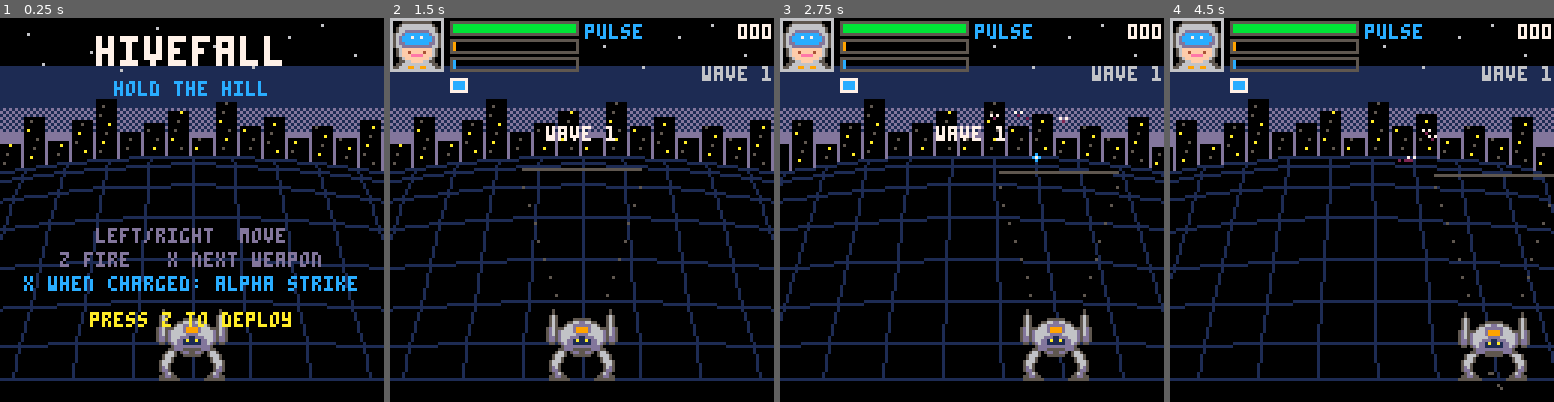
Above: before the commit, frames 1-4 (left to right).
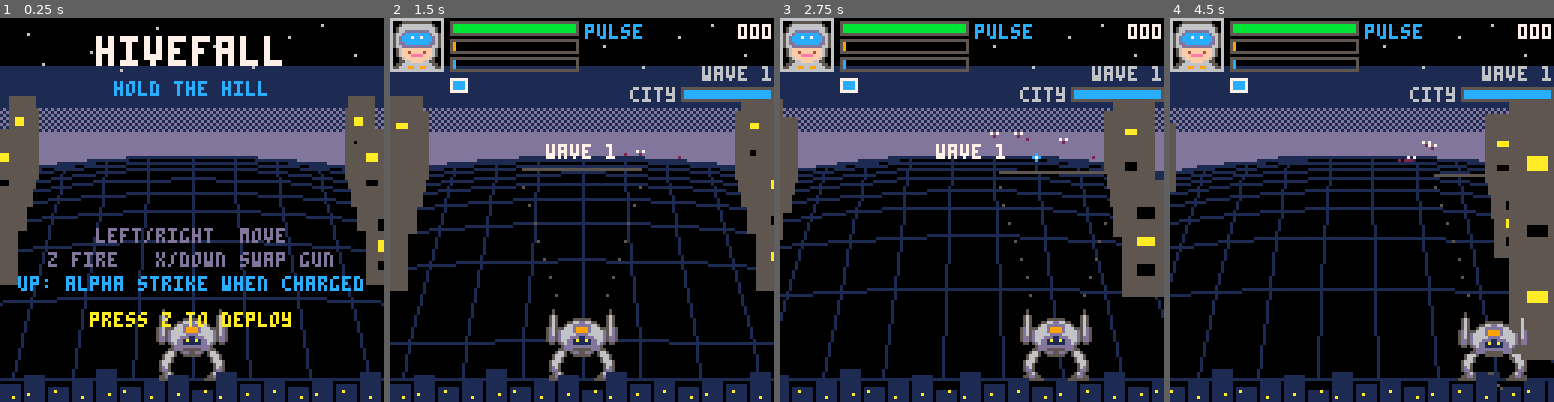
Above: after the commit, the same moments.

Repository: drachis/carts
Game: PICO-8 cartridge proj/hivefall/hivefall.p8
Two runs of this game, one before a commit and one after it. Both use one fixed random seed, a clock stepped at 60 frames per second and the inputs below.
Inputs:
- Up to frame 1 (0.25 s): no input
- Up to frame 2 (1.5 s): tap X (X key) at 0.33, 1.07 s; tap O (Z key) at 0.7 s
- Up to frame 3 (2.75 s): hold Right 1.6-2.1 s; tap O (Z key) at 1.7, 2.1, 2.5 s; tap X (X key) at 1.85 s; hold Up 2.15-2.42 s; hold Right from 2.47 s (still down)
- Up to frame 4 (4.5 s): tap O (Z key) every 0.4 s from 2.9 to 4.1 s; tap X (X key) at 2.97, 4.08 s; release Right at 3.03 s; hold Left 3.08-3.58 s; hold Down 3.63-3.97 s; hold Right from 4.02 s (still down)

The runs differ from the first frame. In frame 1, 30% of the frame differs, in the area x 0-100%, y 20-100%; in frame 2, 27%; in frame 3, 29%; in frame 4, 31%, in the area x 0-100%, y 17-100%.

Commit message:
hivefall: the city is behind the mech and can fall; ammo and drops; a street that scrolls; up and down on the pad (5147 tokens)
Co-Authored-By: Claude Opus 5.5 <noreply@anthropic.com>

Diff:
--- a/proj/hivefall/data.lua
+++ b/proj/hivefall/data.lua
@@ -36,7 +36,11 @@
 parse_record([[
 far_z=6
 crest_y=46
-crest_hop=47
+crest_hop=20
+scroll_speed=0.012
+block=0.8333
+drop_speed=0.015
+chill_frames=240
 cone_base=7
 max_heat=100
 restart_heat=50
@@ -59,20 +63,21 @@
 ]],nil,_ENV)
 
 -- what a new run starts from; reset() parses these
-player_start="x=0,vx=0,armor=100,max_armor=100,heat=0,weapon=1,hurt_flash=0,muzzle=0,recoil=0,gun_side=1,alpha=0,cooling=0.35,power=1,haste=1,agility=1,cone=0.3"
-run_start="score=0,shake=0,freeze=0,white=0,grid_flash=0,combo=0,combo_wait=0,charge=0,dying=0,bark_wait=0,over_wait=0"
+player_start="x=0,vx=0,armor=100,max_armor=100,heat=0,weapon=1,hurt_flash=0,muzzle=0,recoil=0,gun_side=1,alpha=0,chill=0,cooling=0.35,power=1,haste=1,agility=1,cone=0.3"
+run_start="score=0,shake=0,freeze=0,white=0,grid_flash=0,combo=0,combo_wait=0,charge=0,dying=0,bark_wait=0,over_wait=0,city=100,city_flash=0"
 
 -- cooldown is in frames (60 a second); speed is depth per frame;
 -- spread is sideways scatter; splash is a blast radius; range is how
--- deep it locks and reaches; wave is when the weapon is issued.
+-- deep it locks and reaches; wave is when the weapon is issued. ammo is
+-- what it holds (0 is unlimited) and pack is what an ammo drop gives.
 weapon_specs=parse_table[[
-name,wave,range,cooldown,damage,speed,count,spread,splash,heat,colour,homing,pierce,sound
-pulse,1,4.5,7,1,0.2,1,0,0,4,12,1,0,0
-flak,2,3,42,2,0.14,7,1,0,24,9,0,0,1
-minigun,3,4,3,0.6,0.25,1,0,0,2,10,1,0,2
-shock,4,6.2,34,5,0.6,1,0,0,20,14,1,1,3
-rocket,5,6.2,60,10,0.07,1,0,16,28,8,1,0,4
-redeemer,7,6.2,300,60,0.04,1,0,60,90,11,1,0,5
+name,wave,range,cooldown,damage,speed,count,spread,splash,heat,colour,homing,pierce,sound,ammo,pack
+pulse,1,4.5,7,1,0.2,1,0,0,4,12,1,0,0,0,0
+flak,2,3,42,2,0.14,7,1,0,24,9,0,0,1,14,6
+minigun,3,4,3,0.6,0.25,1,0,0,2,10,1,0,2,160,60
+shock,4,6.2,34,5,0.6,1,0,0,20,14,1,1,3,12,5
+rocket,5,6.2,60,10,0.07,1,0,16,28,8,1,0,4,8,3
+redeemer,7,6.2,150,60,0.04,1,0,60,90,11,1,0,5,1,1
 ]]
 
 -- between waves the pilot picks one of three; stat is the field of
@@ -90,14 +95,15 @@
 -- cell is the first of two sprite frames; tail is the cell the followers
 -- of a chain use. size scales the 16px sprite. fly is height off the
 -- ground; sway is how far it weaves; bite is damage on reaching the mech.
--- track 1 closes on the mech over the last stretch; 0 lands where the
--- mech stood when it was launched. brood is what it drops, every
+-- track 1 closes on the mech over the last stretch; 0 keeps its line and
+-- runs for the city. a foe worth no points is a missile: it lands where
+-- the mech stood when it was thrown, and does the city no harm. brood is what it drops, every
 -- brood_every frames. halt is a depth it stops at. parts are more sprites drawn around the body, as
 -- cell:across:down in sprite pixels; ones to the right are flipped.
 enemy_specs=parse_table[[
 name,cell,tail,size,hp,speed,fly,sway,bite,points,chain,track,brood,brood_every,halt,boss,parts
-skitter,0,0,0.7,2,0.011,0,10,6,1,0,1,,,,,
-wing,2,2,0.8,3,0.014,45,22,8,2,0,1,,,,,
+skitter,0,0,0.7,2,0.011,0,10,6,1,0,0,,,,,
+wing,2,2,0.8,3,0.014,45,22,8,2,0,0,,,,,
 brute,4,4,1.6,40,0.006,0,4,25,10,0,1,spit,260,,,16:-10:1/16:10:1
 wyrm,6,8,1.1,6,0.009,0,26,10,3,1,1,,,,,
 ship,10,10,2.4,70,0.004,60,8,30,25,0,1,skitter,220,2.4,,
@@ -123,5 +129,4 @@
 tyrant*1,skitter*12,wing*8,wyrm*8,brute*1,skitter*14,wing*10,brute*2,skitter*14,wing*10]],"\n")
 
 skyline=split"7,12,9,16,7,13,20,8,11,15,6,18,10,14,7,12,9,17,8,11,14,9"
-grid_depths=split"6,5,3.6,2.5,1.8,1.4,1.15,1"
 stars=split"9,5,30,11,52,3,71,9,96,6,118,12,84,16,40,17,14,15,107,2"
--- a/proj/hivefall/foes.lua
+++ b/proj/hivefall/foes.lua
@@ -70,9 +70,11 @@
   place_foe(foe)
   if foe.z<=1 then
    del(foes,foe)
-   burst(foe.sx,foe.sy-6,8,foe.track==1 and 8 or 11,2)
+   burst(foe.sx,foe.sy-6,8,foe.points>0 and 8 or 11,2)
    if abs(foe.x-player.x)<8+8*foe.size then
     hurt_player(foe.bite)
+   elseif foe.points>0 then
+    hurt_city(foe.bite/2)
    end
   end
  end
@@ -90,6 +92,7 @@
  end
  del(foes,foe)
  add_score(foe.points,x,y)
+ maybe_drop(foe)
  burst(x,y,6+size*8,8,1+size*1.5)
  burst(x,y,4+size*5,10,1+size)
  burst(x,y,4+size*6,2,1+size,0.12)
@@ -126,6 +129,72 @@
  end
 end
 
+-- a kill may leave something that slides down to the mech's line: bigger
+-- foes and close kills leave more. what it is leans to what is needed:
+-- plate when armour is low, else ammo for the emptiest gun, a charge of
+-- alpha, or coolant.
+function maybe_drop(foe)
+ if #drops>5
+  or rnd()>0.05+foe.points*0.02+(foe.z<2.2 and 0.3 or 0) then
+  return
+ end
+ local kind,colour,weapon="cool",12
+ local roll=rnd()
+ if player.armor<player.max_armor*0.4 and roll<0.4 then
+  kind,colour="plate",6
+ elseif roll<0.6 then
+  local emptiest=1
+  for candidate in all(weapon_specs) do
+   local fill=candidate.rounds/max(1,candidate.ammo)
+   if candidate.wave<=wave and candidate.ammo>0 and fill<emptiest then
+    emptiest,weapon=fill,candidate
+   end
+  end
+  if weapon then kind,colour=weapon.name,weapon.colour end
+ elseif roll<0.75 then
+  kind,colour="alpha",7
+ end
+ add(drops,{x=foe.x,z=foe.z,kind=kind,colour=colour,weapon=weapon})
+end
+
+function update_drops()
+ for drop in all(drops) do
+  drop.z-=drop_speed
+  if drop.z<=1 then
+   del(drops,drop)
+   if abs(drop.x-player.x)<16 then collect(drop) end
+  end
+ end
+end
+
+function collect(drop)
+ local sx,sy=project(player.x,1,12)
+ local weapon=drop.weapon
+ ring(sx,sy,24,drop.colour,0.4)
+ add(popups,{x=sx,y=sy-24,text="+"..drop.kind,life=50})
+ sfx(snd_upgrade)
+ if weapon then
+  weapon.rounds=min(weapon.ammo,weapon.rounds+weapon.pack)
+ elseif drop.kind=="plate" then
+  player.armor=min(player.max_armor,player.armor+15)
+ elseif drop.kind=="alpha" then
+  charge=min(alpha_cost,charge+12)
+ else
+  -- coolant: the heat is gone, and none builds for a few seconds
+  player.heat,player.overheated,player.chill=0,false,chill_frames
+ end
+end
+
+function draw_drops()
+ for drop in all(drops) do
+  local sx,sy,scale=project(drop.x,drop.z,4+sin(tick/40)*2)
+  line(sx,sy,sx,sy-14*scale,drop.colour)
+  circfill(sx,sy,3*scale+1,drop.colour)
+  circfill(sx,sy,2*scale,7)
+  print(sub(drop.kind,1,1),sx-1,sy-14*scale-6,7)
+ end
+end
+
 -- far ones first, so near ones are drawn over them
 function sort_foes()
  for i=2,#foes do
@@ -152,7 +221,7 @@
     local gx,gy=project(foe.x,foe.z,0)
     ovalfill(gx-size/3,gy-1,gx+size/3,gy+1,1)
    end
-   if foe.track==0 then
+   if foe.points==0 then
     local gx,gy=project(foe.centre,1,0)
     if tick%8<4 then oval(gx-9,gy-3,gx+9,gy+3,8) end
    end
--- a/proj/hivefall/main.lua
+++ b/proj/hivefall/main.lua
@@ -2,12 +2,28 @@
 -- callbacks. states: title, play, shop (pick an upgrade), over.
 
 function reset()
- foes,shots,sparks,rings,popups={},{},{},{},{}
+ foes,shots,sparks,rings,popups,drops={},{},{},{},{},{}
  parse_record(run_start,",",_ENV)
  player=parse_record(player_start,",")
  boss,alpha_told=nil
- for weapon in all(weapon_specs) do weapon.wait=0 end
+ restock()
  start_wave(1)
+end
+
+function restock()
+ for weapon in all(weapon_specs) do
+  weapon.wait,weapon.rounds=0,weapon.ammo
+ end
+end
+
+-- a foe that gets past the mech is loose in the city behind it
+function hurt_city(amount)
+ if city_flash==0 then bark("they're in the city!") end
+ city-=amount
+ city_flash=30
+ shake=max(shake,4)
+ sfx(snd_hurt)
+ if city<=0 then end_game(false,"the city has fallen") end
 end
 
 -- the pilot says something beside the portrait
@@ -49,7 +65,7 @@
   if clear_wait==20 then bark("hill is clear") end
   if clear_wait>100 then
    if wave==#wave_specs then
-    end_game(true)
+    end_game(true,"the hive is broken")
    else
     open_shop()
    end
@@ -98,6 +114,7 @@
   local pick=choices[chosen]
   player[pick.stat]+=pick.amount
   player.armor=min(player.max_armor,player.armor+20)
+  restock()
   sfx(snd_upgrade)
   white=2
   state="play"
@@ -105,8 +122,8 @@
  end
 end
 
-function end_game(won)
- state,game_won,over_wait="over",won,90
+function end_game(won,text)
+ state,game_won,over_wait,over_text="over",won,90,text
 end
 
 function _init()
@@ -126,6 +143,7 @@
   update_waves()
   update_foes()
   update_shots()
+  update_drops()
  elseif state=="shop" then
   update_shop()
  else
@@ -155,20 +173,26 @@
  sspr(64,16,16,16,1,1)
  pal()
  bar(21,2,40,player.armor/player.max_armor,player.armor>30 and 11 or 8)
- local heat_colour=9
- if player.overheated then heat_colour=blink and 8 or 7 end
- bar(21,8,40,player.heat/max_heat,heat_colour)
+ if player.chill>0 then
+  bar(21,8,40,player.chill/chill_frames,blink and 7 or 12)
+ else
+  local heat_colour=9
+  if player.overheated then heat_colour=blink and 8 or 7 end
+  bar(21,8,40,player.heat/max_heat,heat_colour)
+ end
  local ready=charge>=alpha_cost
  bar(21,14,40,player.alpha>0 and player.alpha/alpha_frames or charge/alpha_cost,
   (ready or player.alpha>0) and blink and 7 or 12)
- if ready then print("x:alpha!",65,13,blink and 7 or 12) end
+ if ready then print("up:alpha!",65,14,blink and 7 or 12) end
 
  local current=weapon_specs[player.weapon]
  print(current.name,65,2,current.wait>0 and 5 or current.colour)
+ if current.ammo>0 then print(current.rounds,65,8,6) end
  for i,weapon in ipairs(weapon_specs) do
   local x=15+i*6
   if weapon.wave<=wave then
-   rectfill(x,21,x+3,23,weapon.wait>0 and 5 or weapon.colour)
+   local dry=weapon.ammo>0 and weapon.rounds<=0
+   rectfill(x,21,x+3,23,(dry or weapon.wait>0) and 5 or weapon.colour)
   end
   if i==player.weapon then rect(x-1,20,x+4,24,7) end
  end
@@ -180,12 +204,14 @@
   print("x"..multiplier(),120,9,blink and 10 or 9)
  end
  print("wave "..wave,104,16,6)
+ print("city",80,23,city_flash>0 and 8 or 6)
+ bar(98,24,28,city/100,city>30 and 12 or 8)
 
  if boss and boss.hp>0 then
-  bar(14,123,100,boss.hp/enemy_specs.tyrant.hp,8)
+  bar(14,35,100,boss.hp/enemy_specs.tyrant.hp,8)
  end
  if banner>0 then
-  centred(boss and boss.hp>0 and "the hive tyrant" or "wave "..wave,36,7)
+  centred(boss and boss.hp>0 and "the hive tyrant" or "wave "..wave,42,7)
  end
 end
 
@@ -208,9 +234,11 @@
  draw_foes(true)
  draw_hill()
  draw_foes(false)
+ draw_drops()
  if state=="play" then draw_aim() end
  draw_shots()
  if state!="over" or game_won then draw_player() end
+ draw_city_front()
  draw_effects()
  camera()
  if white>0 then rectfill(0,0,127,127,7) end
@@ -224,13 +252,13 @@
   print("\^w\^thivefall",32,6,7)
   centred("hold the hill",21,12)
   centred("left/right  move",70,13)
-  centred("z fire   x next weapon",78,13)
-  centred("x when charged: alpha strike",86,12)
+  centred("z fire   x/down swap gun",78,13)
+  centred("up: alpha strike when charged",86,12)
   if tick%60<40 then centred("press z to deploy",98,10) end
  else
   rectfill(20,44,107,84,0)
   rect(20,44,107,84,game_won and 11 or 8)
-  centred(game_won and "the hive is broken" or "mech destroyed",50,7)
+  centred(over_text,50,7)
   centred("score "..score.."00",60,10)
   centred("wave "..wave,68,6)
   if over_wait==0 then centred("press z",76,13) end
--- a/proj/hivefall/mech.lua
+++ b/proj/hivefall/mech.lua
@@ -18,6 +18,7 @@
  player.hurt_flash=max(player.hurt_flash-1)
  player.muzzle=max(player.muzzle-1)
  player.recoil*=0.8
+ player.chill=max(player.chill-1)
  player.heat=max(player.heat-player.cooling)
  if player.heat<restart_heat then player.overheated=false end
  for weapon in all(weapon_specs) do
@@ -25,16 +26,16 @@
  end
 
  find_target()
- if btnp(5) then
-  if charge>=alpha_cost then
-   start_alpha()
-  else
-   repeat
-    player.weapon=player.weapon%#weapon_specs+1
-   until weapon_specs[player.weapon].wave<=wave
-   sfx(snd_switch)
-  end
- end
+ local step=tonum(btnp(5))-tonum(btnp(3))
+ if step!=0 then
+  repeat
+   player.weapon=(player.weapon-1+step)%#weapon_specs+1
+   local candidate=weapon_specs[player.weapon]
+  until candidate.wave<=wave
+   and (candidate.ammo==0 or candidate.rounds>0)
+  sfx(snd_switch)
+ end
+ if btnp(2) and charge>=alpha_cost then start_alpha() end
 
  if player.alpha>0 then
   player.alpha-=1
@@ -53,7 +54,12 @@
 
  local weapon=weapon_specs[player.weapon]
  if btn(4) and weapon.wait==0 and not player.overheated then
-  fire(weapon)
+  if weapon.ammo>0 and weapon.rounds<=0 then
+   bark(weapon.name.." is dry")
+   player.weapon=1
+  else
+   fire(weapon)
+  end
  end
 end
 
@@ -86,7 +92,8 @@
 
 function fire(weapon)
  weapon.wait=weapon.cooldown*max(0.4,player.haste)
- player.heat+=weapon.heat
+ weapon.rounds-=1
+ if player.chill==0 then player.heat+=weapon.heat end
  if player.heat>=max_heat then
   player.overheated=true
   bark("heat critical!")
@@ -207,7 +214,7 @@
  if player.armor<=0 then
   burst(sx,sy,60,10,5)
   ring(sx,sy,70,8,1)
-  end_game(false)
+  end_game(false,"mech destroyed")
  end
 end
 
--- a/proj/hivefall/tests/test_boot.lua
+++ b/proj/hivefall/tests/test_boot.lua
@@ -21,6 +21,7 @@
   held[n\120%2]=true
   held[4]=n%90<60
   held[5]=n%200==0
+  held[3]=n%330==0
  end
  if n==1500 then open_shop() end
  if n==1700 then
@@ -30,11 +31,13 @@
  if n==1800 then
   boss.z=2.5
   charge=alpha_cost
-  held[5]=true
+  held[2]=true
+  add(drops,{x=player.x,z=1.3,kind="cool",colour=12})
+  add(drops,{x=0,z=3,kind="flak",colour=9,weapon=weapon_specs.flak})
  end
  if n==1830 then hurt_foe(boss,9999) end
- if n==2100 then end_game(false) end
- if n==2300 then end_game(true) end
+ if n==2100 then hurt_city(999) end
+ if n==2300 then end_game(true,"the hive is broken") end
  game_update()
  game_draw()
  if n==5 then dump_screen("boot_title") end
--- a/proj/hivefall/tests/test_feel.lua
+++ b/proj/hivefall/tests/test_feel.lua
@@ -5,7 +5,7 @@
 -- the bot walks under the nearest foe, sidesteps a spit that is close,
 -- holds fire while it has the heat to spare, swaps weapon when the one in
 -- hand is reloading or has nothing in range, uses alpha when it has it and
--- takes the middle upgrade. it is a crude player: it measures how much is
+-- takes the middle upgrade, and walks to a drop when nothing is close. it is a crude player: it measures how much is
 -- going on and whether a plain strategy survives, not whether the game is
 -- fun. spawns are random, so runs differ; that is why there are three.
 --
@@ -35,10 +35,16 @@
   .." | overheats "..stats.overheats
   .." | alphas "..stats.alphas
   .." | hits "..stats.hits
+  .." | city "..flr(city)
+  .." | drops "..stats.drops
   .." | score "..score.."00")
 end
 
-local real_alpha,real_score=start_alpha,add_score
+local real_alpha,real_score,real_collect=start_alpha,add_score,collect
+function collect(drop)
+ stats.drops+=1
+ real_collect(drop)
+end
 function start_alpha()
  stats.alphas+=1
  real_alpha()
@@ -51,7 +57,7 @@
 function play()
  if wave!=wave_seen then
   wave_seen,wave_started=wave,n
-  stats={kills=0,most=0,overheats=0,alphas=0,hits=0}
+  stats={kills=0,most=0,overheats=0,alphas=0,hits=0,drops=0}
  end
  stats.most=max(stats.most,#foes)
 
@@ -61,16 +67,20 @@
  end
  if nearest then
   goal=nearest.x
-  if nearest.track==0 and nearest.z<3 then
+  if nearest.points==0 and nearest.z<3 then
    goal=nearest.centre+(player.x<nearest.centre and -22 or 22)
   end
+ end
+ for drop in all(drops) do
+  if drop.z<2.5 and not (nearest and nearest.z<1.8) then goal=drop.x end
  end
  if goal>player.x+3 then held[1]=true end
  if goal<player.x-3 then held[0]=true end
 
  local weapon=weapon_specs[player.weapon]
  held[4]=player.heat+weapon.heat<max_heat
- held[5]=n%10==0 and (charge>=alpha_cost or weapon.wait>20
+ held[2]=charge>=alpha_cost
+ held[5]=n%10==0 and (weapon.wait>20
   or nearest and not player.target and n%40==0)
 end
 
--- a/proj/hivefall/tests/test_weapons.lua
+++ b/proj/hivefall/tests/test_weapons.lua
@@ -1,6 +1,6 @@
 -- test_weapons.lua : every weapon against a foe standing in the cone, near,
 -- far, flying and big, wherever the weapon's range covers where it starts. the mech stands still and holds fire, and is kept
--- cool, so this measures whether shots land and how long a kill takes; it
+-- cool and loaded, so this measures whether shots land and how long a kill takes; it
 -- says nothing about heat or about aiming by moving.
 -- then a staged scene with every kind of foe, for a screenshot.
 
@@ -65,12 +65,13 @@
  end
  held={[4]=true}
  player.heat,player.overheated=0,false
+ for weapon in all(weapon_specs) do weapon.rounds=weapon.ammo end
 
  if staged then
   held[1]=true
   if n==staged+70 then
    charge=alpha_cost
-   held[5]=true
+   held[2]=true
   end
  elseif victim.hp<=0 then
   printh(weapon_specs[weapon_index].name.." kills "
--- a/proj/hivefall/world.lua
+++ b/proj/hivefall/world.lua
@@ -2,6 +2,8 @@
 
 camera_x=0
 tick=0
+-- how far the mech has advanced up the street, wrapping every five deep
+travel=0
 
 -- world (x across, z depth, h height) to screen. x and h are in pixels as
 -- they appear at the mech's line; things shrink and close up toward the
@@ -42,27 +44,48 @@
  line(sx,sy,colour)
 end
 
--- the city and the hill are drawn over anything still behind the crest
+-- the hill is drawn over anything still behind its crest. the grid and
+-- the street's buildings slide toward the mech as it advances.
 function draw_hill()
- for i,height in ipairs(skyline) do
-  local x=i*8-24-camera_x*0.4
-  local base=crest_y+(x-60)^2/700
-  rectfill(x,base-height,x+6,base+3,0)
-  for row=1,height\3 do
-   pset(x+1+(i+row)%4,base-row*3,(i*7+row*3)%5<2 and 10 or 5)
-  end
- end
  circfill(64,crest_y+350,350,0)
  rectfill(0,crest_y+12,127,127,0)
 
  local colour=grid_flash>0 and 13 or 1
- for z in all(grid_depths) do
+ local depths={far_z}
+ for k=8,1,-1 do
+  add(depths,1+(k-travel/0.625%1)*0.625)
+ end
+ add(depths,1)
+ for z in all(depths) do
   line()
   for x=-100,100,20 do grid_point(x,z,colour) end
  end
  for x=-100,100,20 do
   line()
-  for z in all(grid_depths) do grid_point(x,z,colour) end
+  for z in all(depths) do grid_point(x,z,colour) end
+ end
+
+ for k=5,0,-1 do
+  local z=1+k*block+block-travel%block
+  local which=(k+travel\block)%6
+  for side=-78,78,156 do
+   local sx,sy,scale=project(side,z,0)
+   local half,height=11*scale,skyline[which+1]*5*scale
+   rectfill(sx-half,sy-height,sx+half,sy,5)
+   for row=1,3 do
+    local y=sy-height*row/4
+    rectfill(sx-half/2,y,sx,y+scale*3,(which+row)%2==0 and 10 or 0)
+   end
+  end
+ end
+end
+
+-- the rooftops the mech is standing among; they flash when the city is hit
+function draw_city_front()
+ for i,height in ipairs(skyline) do
+  local x=i*8-24-camera_x*1.2
+  rectfill(x,127-height/2,x+6,127,city_flash>0 and tick%4<2 and 8 or 1)
+  pset(x+1+i%4,126-i%3,10)
  end
 end
 
@@ -106,6 +129,8 @@
  shake*=0.88
  if shake<0.3 then shake=0 end
  grid_flash=max(grid_flash-1)
+ city_flash=max(city_flash-1)
+ travel=(travel+scroll_speed)%5
  white=max(white-1)
 end
 
Not shown, changed: proj/hivefall/DESIGN.md
